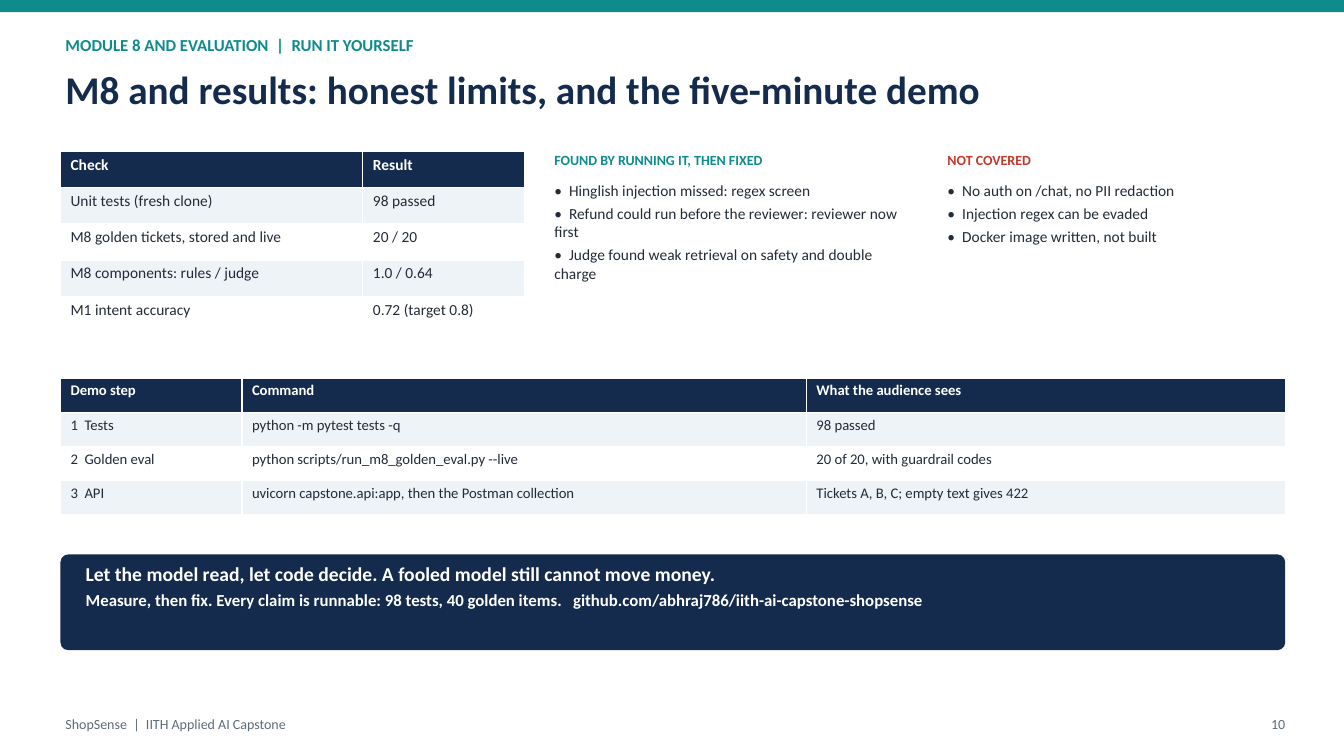
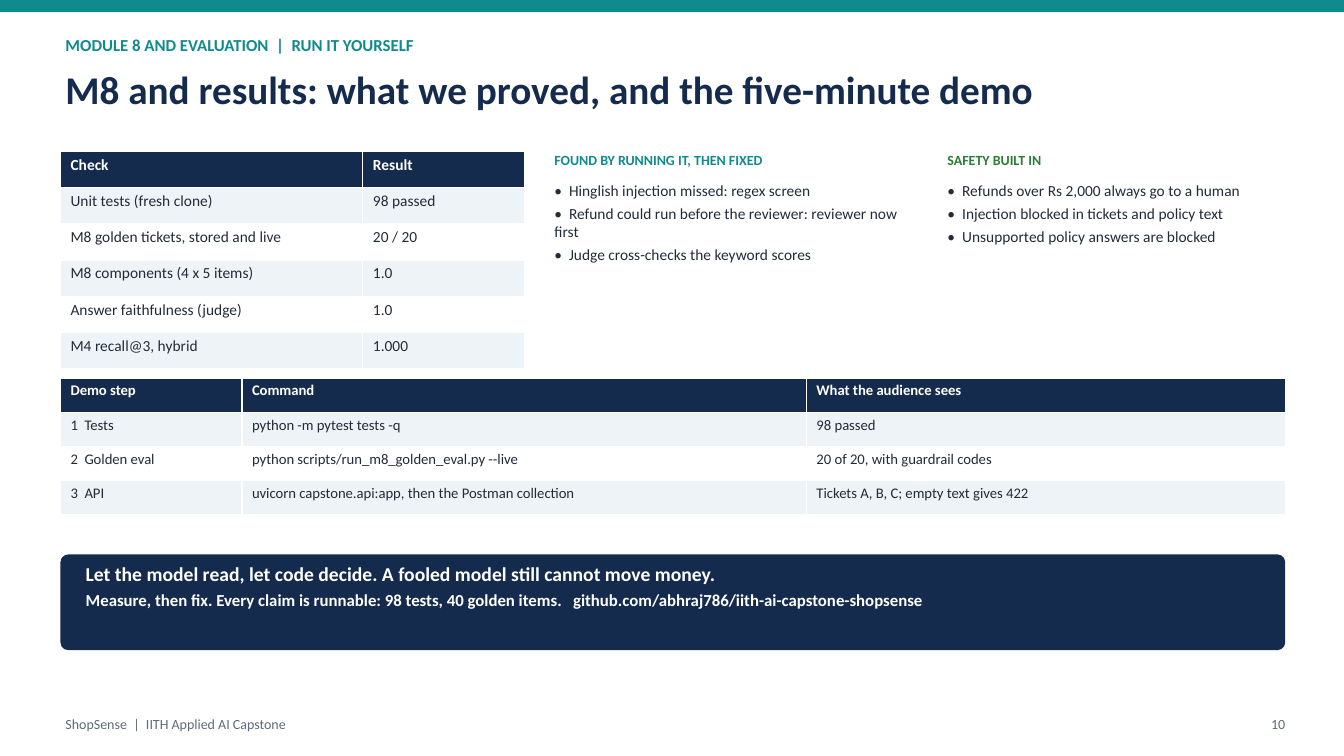
Before and after one commit to abhraj786/iith-ai-capstone-shopsense, a slide deck: slide 10 of docs/deck/iith-ai-capstone-shopsense.pptx. Drawn at 1344x756 pixels with LibreOffice and Linux fonts; fonts in the diff are those of the drawing. Boxes give left, top, right and bottom in pixels: in the first picture for what was removed or moved away, otherwise in the second. Text is boxed around its words. In the diff, an @@ line names an element or a change of style, - is before the commit and + after.

Commit message:
Deck: slide 10 shows strengths and safety built in

```diff
--- a/docs/deck/iith-ai-capstone-shopsense.pptx
+++ b/docs/deck/iith-ai-capstone-shopsense.pptx
@@ text at [65,76,1033,110]: text changed @@
-M8 and results: honest limits, and the five-minute demo
+M8 and results: what we proved, and the five-minute demo
@@ table at [60,151,524,369] @@
-row 4: M8 components: rules / judge | 1.0 / 0.64
-row 5: M1 intent accuracy | 0.72 (target 0.8)
+row 4: M8 components (4 x 5 items) | 1.0
+row 5: Answer faithfulness (judge) | 1.0
+row 6: M4 recall@3, hybrid | 1.000
@@ text at [947,156,1041,165]: text changed; text colour #C0392B to #2E7D32 @@
-NOT COVERED
+SAFETY BUILT IN
@@ text at [962,185,1240,245]: text changed @@
-• No auth on /chat, no PII redaction
-• Injection regex can be evaded
-• Docker image written, not built
+• Refunds over Rs 2,000 always go to a human
+• Injection blocked in tickets and policy text
+• Unsupported policy answers are blocked
@@ text at [569,249,811,263]: text changed @@
-• Judge found weak retrieval on safety and double charge
+• Judge cross-checks the keyword scores
```
Also in this commit, not shown: 1 other file.
